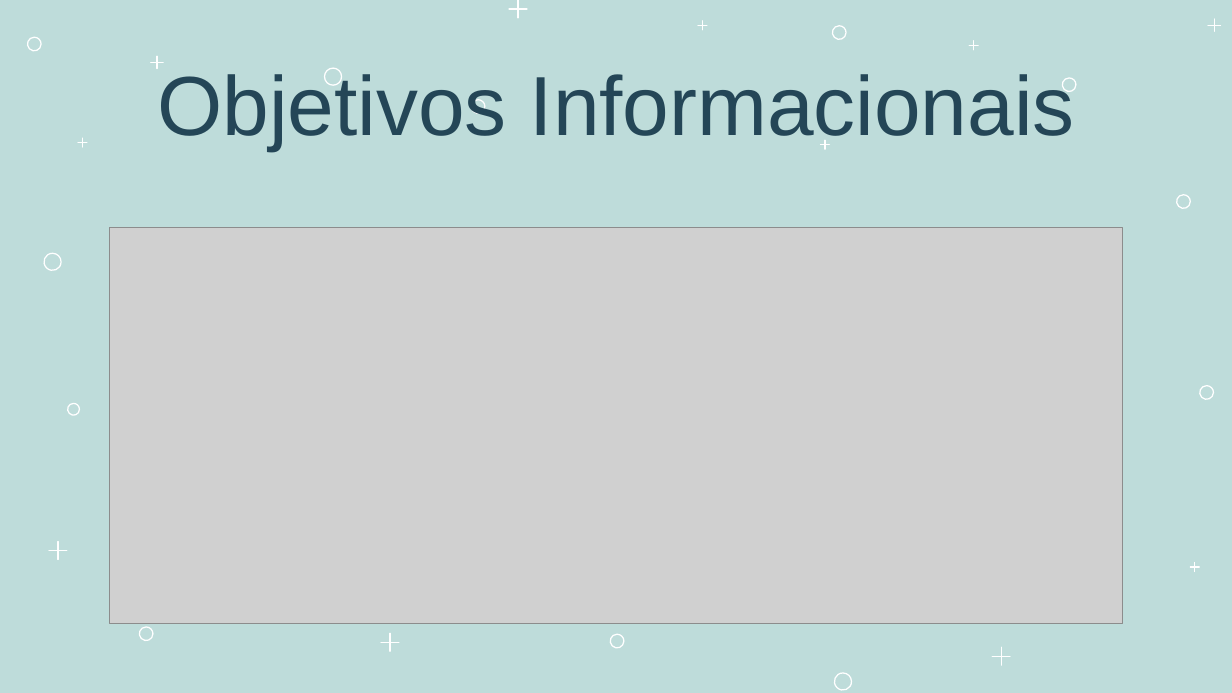
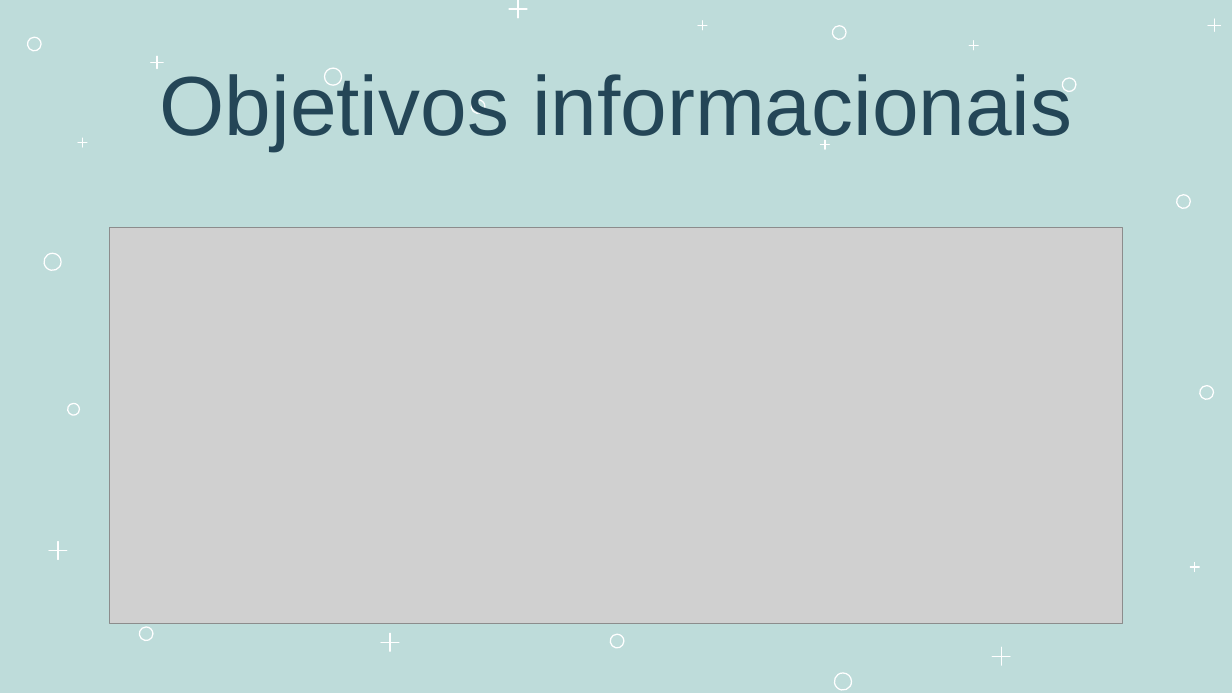
Before and after one commit to ddanieldma/MIR-Duolingo, a slide deck: slide 3 of Duolingo-MIR-8.pptx. Drawn at 1232x693 pixels with LibreOffice and Linux fonts; fonts in the diff are those of the drawing; grey boxes stand for pictures. Boxes give left, top, right and bottom in pixels: in the first picture for what was removed or moved away, otherwise in the second. Text is boxed around its words. In the diff, an @@ line names an element or a change of style, - is before the commit and + after.

```diff
--- a/Duolingo-MIR-8.pptx
+++ b/Duolingo-MIR-8.pptx
@@ text at box(160, 69, 1072, 151): text changed @@
-Objetivos Informacionais
+Objetivos informacionais
```
Also in this commit, not shown: 5 other slides changed, 3 slides added, 3 slides removed.
